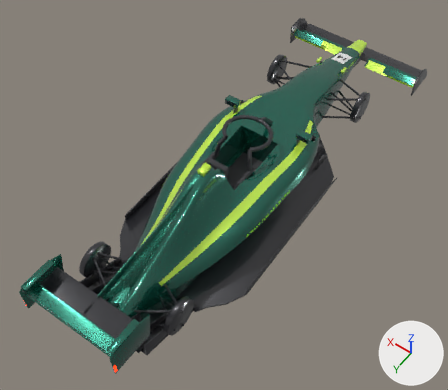
What one commit did to the glTF model content/cars/ashton-marvin-amr26/ashton_amr26.glb.
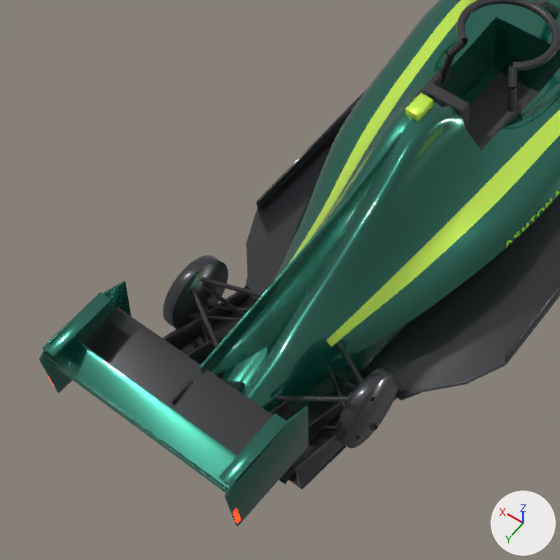
There are two pictures of each version: one whole from a 50 mm lens placed at (-2.39, 3.66, 5.53), pointed at (0.03, 0.27, 0.21), one close up on the part from 0% to 61% of the width and 30% to 100% of the height. Arrows for +X, +Y and +Z are at lower right; the lights stay in place. The first two pictures are the older version. Vertices at exactly the same position are counted once.

Objects in the first close-up: 'ashton_amr26'.
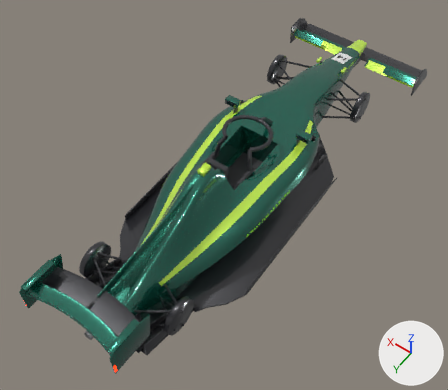
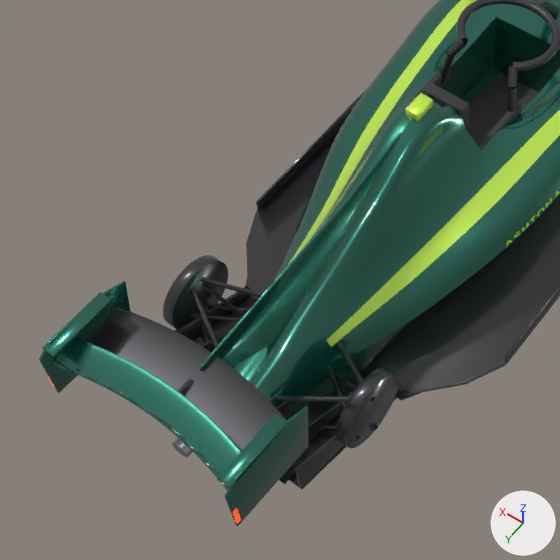
The change, as a diff of the scene's bpy script:
```diff
--- a/content/cars/ashton-marvin-amr26/ashton_amr26.glb.py
+++ b/content/cars/ashton-marvin-amr26/ashton_amr26.glb.py
@@ me_ashton_amr26 @@
 # used by ob_ashton_amr26; location = (0.0, 0.0, 0.0)
-me_ashton_amr26.from_pydata(...)  # 22527 vertices, 42825 faces; spans x -0.91..0.91, y -3.02..2.56, z 0.0..1.03
+me_ashton_amr26.from_pydata(...)  # 24157 vertices, 46063 faces; spans x -0.91..0.91, y -3.02..2.56, z 0.0..1.03
+# me_ashton_amr26 part 1: the loose piece of 56 vertices spanning x -0.5..0.5, y 2.54..2.55, z 0.93..0.94 is scaled about its middle by (0.1, 1, 1), then moved by (-0.45, -0.03, -0.1)
+# me_ashton_amr26 part 2: a new loose piece of 68 vertices spanning x -0.1..0.1, y 2.45..2.46, z 0.82..0.84, in mat_car_carbon (dark grey #303035)
+# me_ashton_amr26 part 3: 1170 vertices added at x -0.44..0.44, y 2.09..2.51, z 0.77..0.87
+# other edits to the shape of me_ashton_amr26 do not show in these pictures
 me_ashton_amr26.materials.append(mat_car_paint)
```

What differs and where, as boxes (x1, y1, x2, y2) in the close-ups (560 x 560 px; the box of a moved part takes in the faces that stretch with it):
part 1 of me_ashton_amr26, moved or reshaped: before (43, 353, 228, 489); after (217, 478, 229, 488)
part 2 of me_ashton_amr26, added: after (134, 401, 171, 428)
part 3 of me_ashton_amr26, added: after (53, 308, 287, 490)
